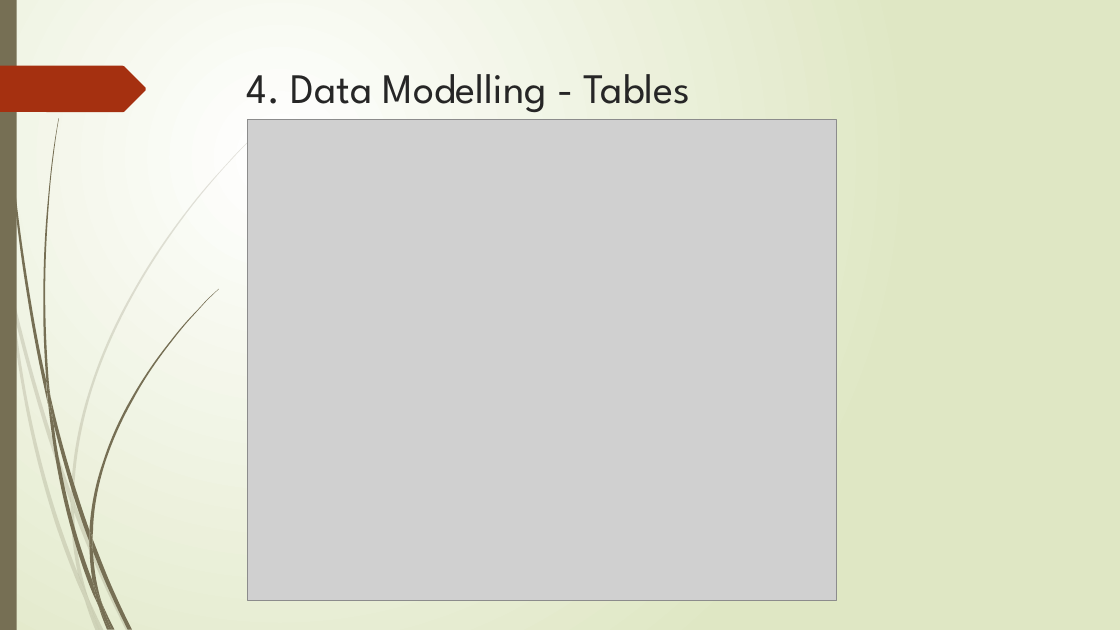
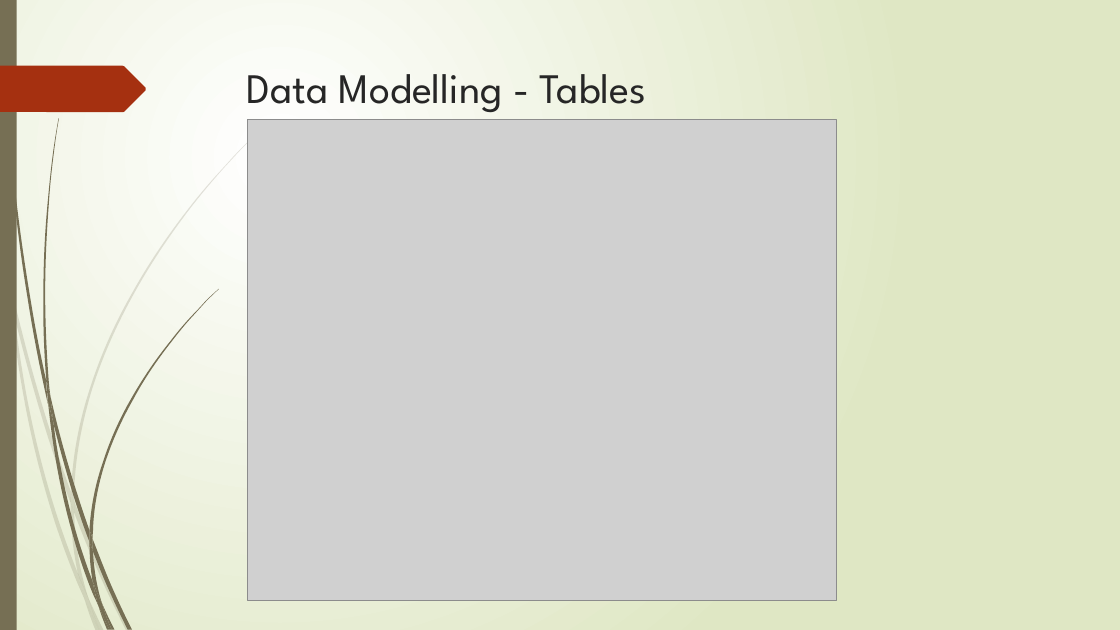
Before and after one commit to gabrielchanyk/food_insights_data_engineering, a slide deck: slide 13 of InsightEats Case Study.pptx. Drawn at 1120x630 pixels with LibreOffice and Linux fonts; fonts in the diff are those of the drawing; grey boxes stand for pictures. Boxes give left, top, right and bottom in pixels: in the first picture for what was removed or moved away, otherwise in the second. Text is boxed around its words. In the diff, an @@ line names an element or a change of style, - is before the commit and + after.

```diff
--- a/InsightEats Case Study.pptx
+++ b/InsightEats Case Study.pptx
@@ title at (247, 74, 647, 113): text changed @@
-4. Data Modelling - Tables
+Data Modelling - Tables
```
Also in this commit, not shown: 15 other slides changed, 19 slides added, 1 slide removed, 6 other files.
